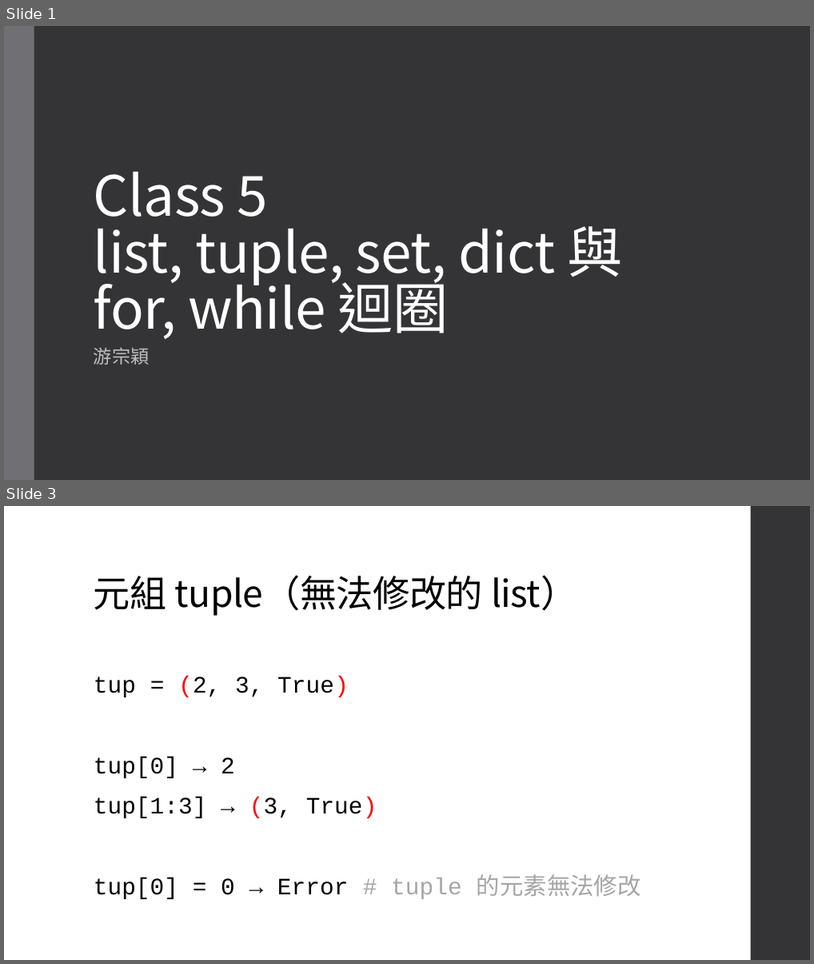
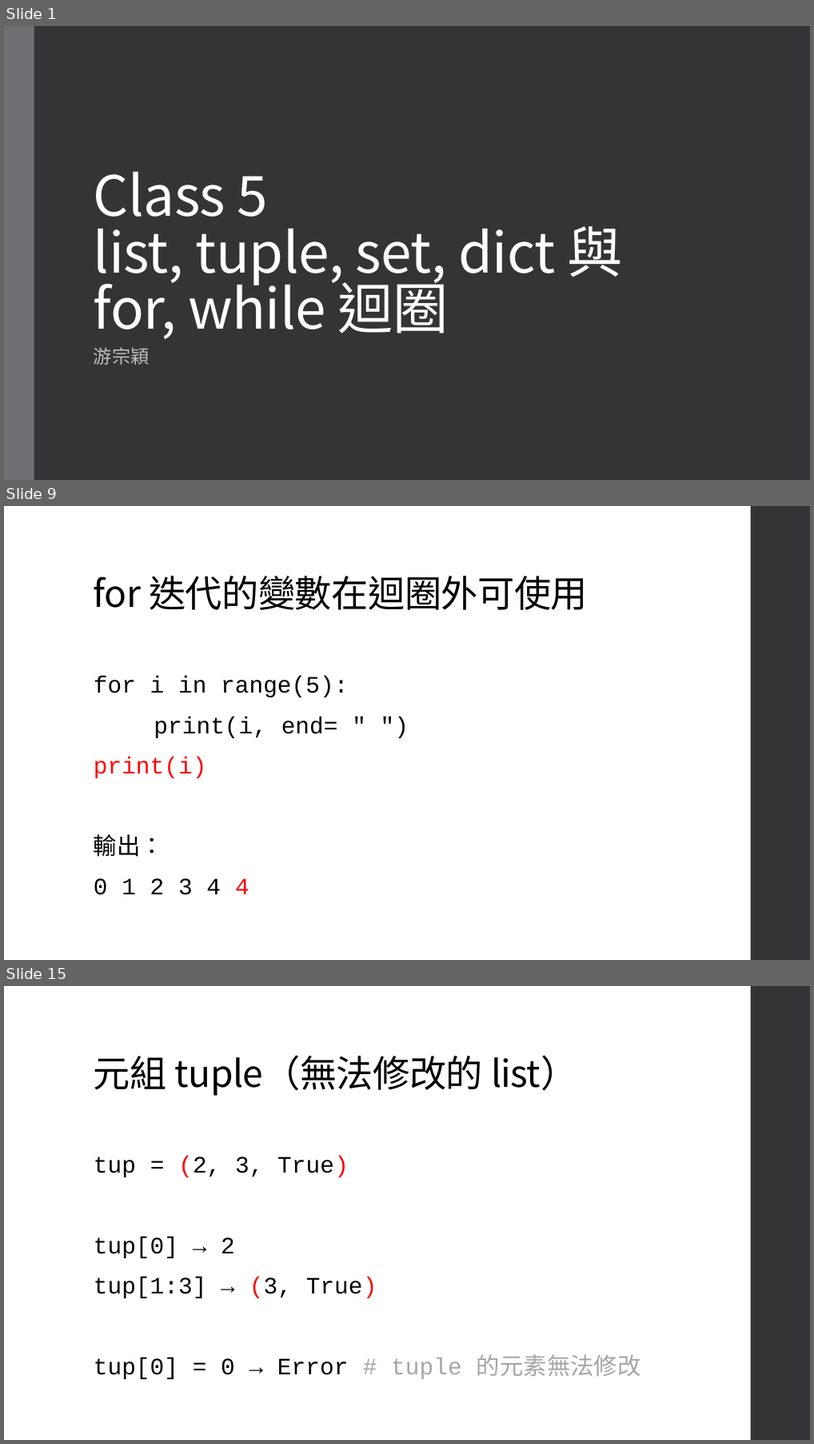
Before and after one commit to an920107/ServiceLearning, a slide deck: Class 5.pptx. Shown one above the other, each under a label of ours: slides 1 and 3 before the commit, slides 1, 9 and 15 after it; the slides between them are not shown. The pictures are 814x964 and 814x1444 pixels, drawn with LibreOffice and Linux fonts; fonts in the diff are those of the drawing. Boxes give left, top, right and bottom in pixels: in the first picture for what was removed or moved away, otherwise in the second. Text is boxed around its words. In the diff, an @@ line names an element or a change of style, - is before the commit and + after.

```diff
--- a/Class 5.pptx
+++ b/Class 5.pptx
@@ slide 9 added at [4,506,810,960], background #FFFFFF; not listed: 1 template element that a slide beside it also shows @@
@@ title added at [94,576,588,610], 44 pt, text #000000 @@
+for 迭代的變數在迴圈外可使用
@@ text added at [94,676,348,895], 28 pt, text #000000 @@
+for i in range(5):
+print(i, end= " ")
+print(i)
+輸出：
+0 1 2 3 4 4
@@ what was slide 3 is now slide 15 @@
```
Also in this commit, not shown: 2 slides changed, 13 other slides added.
